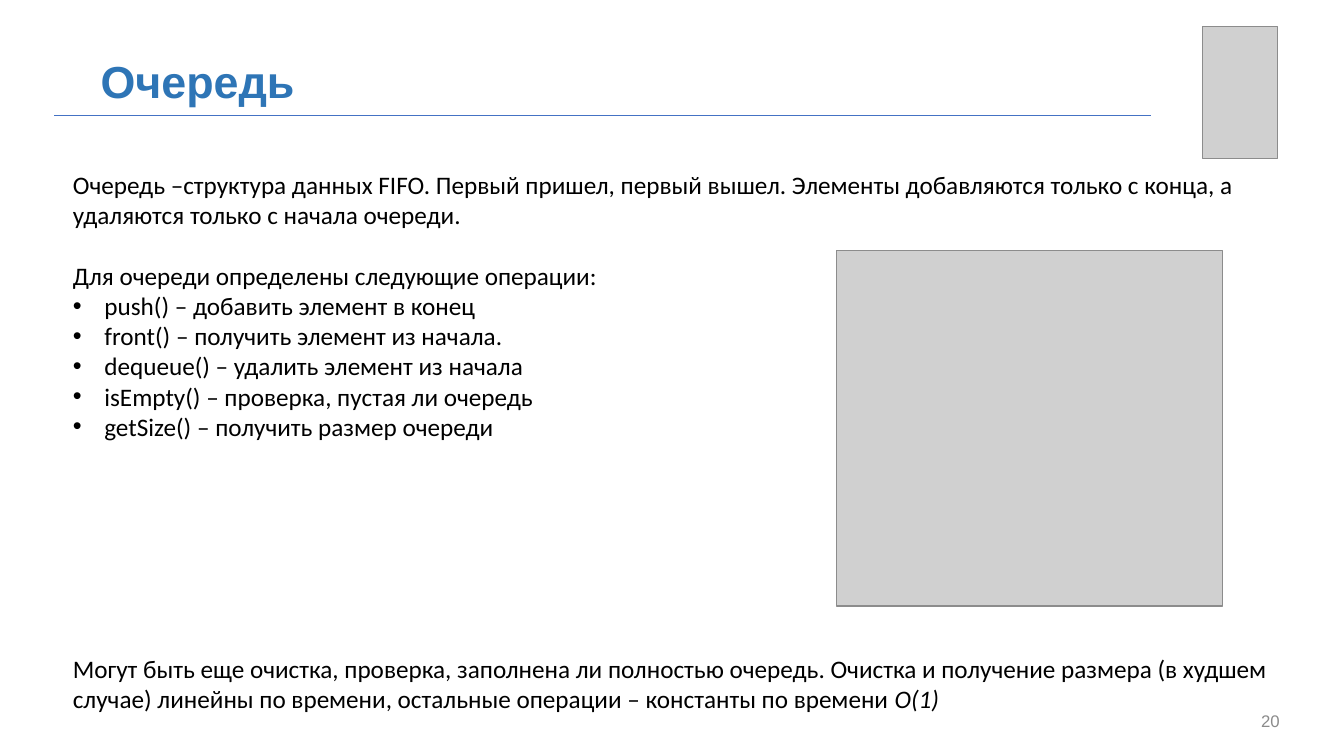
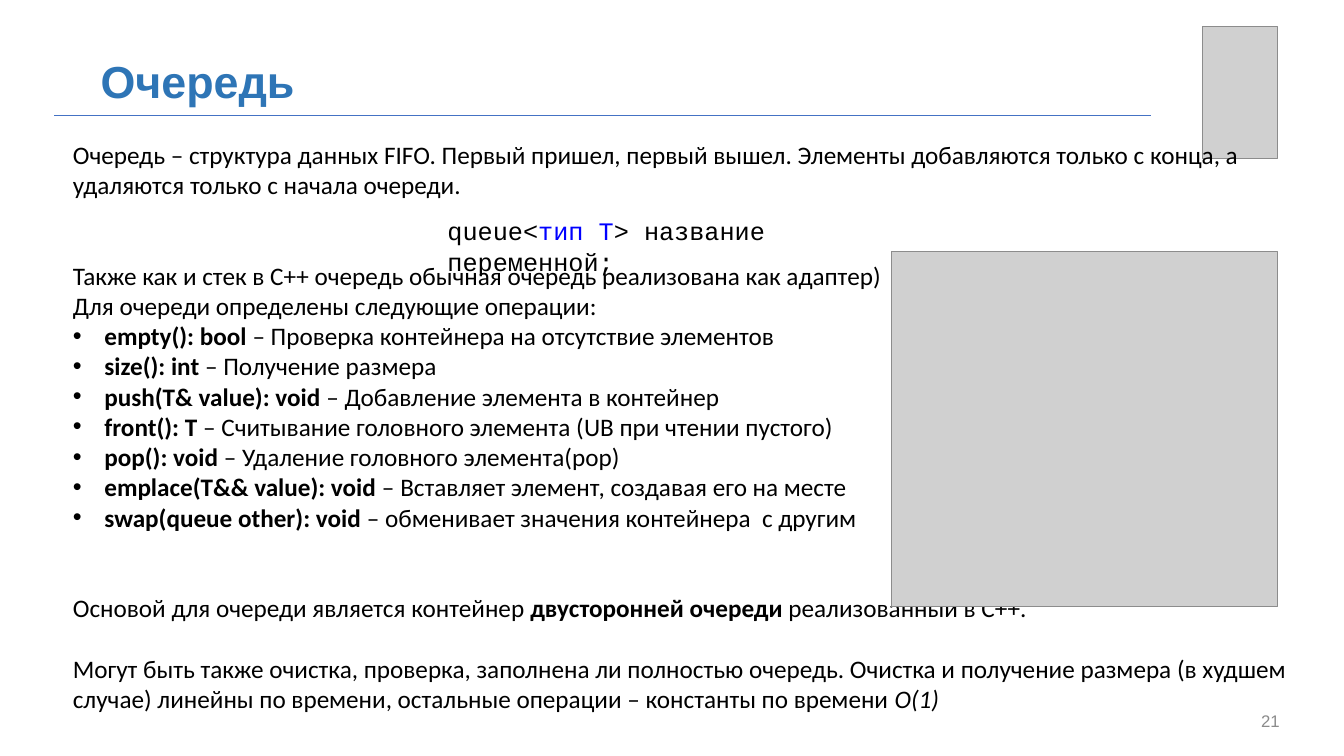
Before and after one commit to MUCTR-IKT-CPP/cpp_course, a slide deck: slide 21 of Лекции/2025/8/Контейнеры.pptx (slide 20 before the commit). Drawn at 1344x756 pixels with LibreOffice and Linux fonts; fonts in the diff are those of the drawing; grey boxes stand for pictures; background and template pictures are left out. Boxes give left, top, right and bottom in pixels: in the first picture for what was removed or moved away, otherwise in the second. Text is boxed around its words. In the diff, an @@ line names an element or a change of style, - is before the commit and + after.

```diff
--- a/Лекции/2025/8/Контейнеры.pptx
+++ b/Лекции/2025/8/Контейнеры.pptx
@@ text at [73, 143, 1238, 289]: text changed @@
-Очередь –структура данных FIFO. Первый пришел, первый вышел. Элементы добавляются только с конца, а удаляются только с начала очереди.
+Очередь – структура данных FIFO. Первый пришел, первый вышел. Элементы добавляются только с конца, а удаляются только с начала очереди.
+Также как и стек в С++ очередь обычная очередь реализована как адаптер)
@@ text added at [447, 223, 765, 279], 18 pt, text #000000 @@
+queue<тип T> название переменной;
@@ picture: place and size @@
-picture at [837, 251, 1223, 607]
+picture at [892, 252, 1278, 608]
@@ text at [73, 326, 1285, 712]: text changed @@
-• push() – добавить элемент в конец
-• front() – получить элемент из начала.
-• dequeue() – удалить элемент из начала
-• isEmpty() – проверка, пустая ли очередь
-• getSize() – получить размер очереди
-Могут быть еще очистка, проверка, заполнена ли полностью очередь. Очистка и получение размера (в худшем случае) линейны по времени, остальные операции – константы по времени O(1)
+• empty(): bool – Проверка контейнера на отсутствие элементов
+• size(): int – Получение размера
+• push(T& value): void – Добавление элемента в контейнер
+• front(): T – Считывание головного элемента (UB при чтении пустого)
+• pop(): void – Удаление головного элемента(pop)
+• emplace(T&& value): void – Вставляет элемент, создавая его на месте
+• swap(queue other): void – обменивает значения контейнера с другим
+Основой для очереди является контейнер двусторонней очереди реализованный в С++.
+Могут быть также очистка, проверка, заполнена ли полностью очередь. Очистка и получение размера (в худшем случае) линейны по времени, остальные операции – константы по времени O(1)
@@ page number at [1261, 715, 1280, 727]: text changed @@
-20
+21
```
Also in this commit, not shown: 18 other slides changed, 2 slides added.
